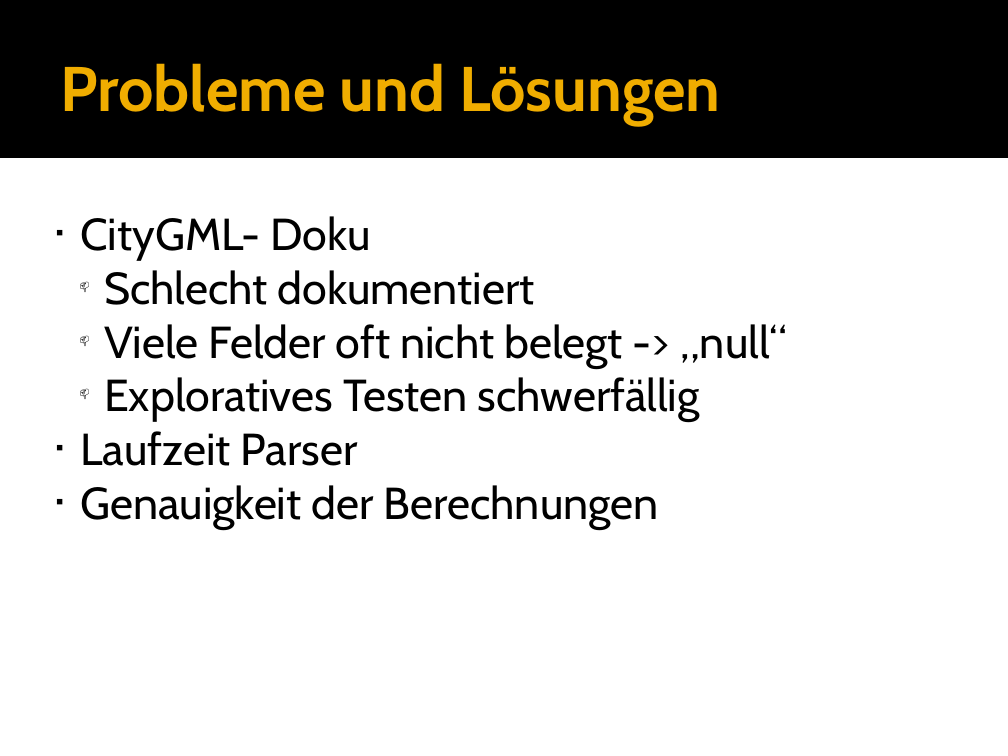
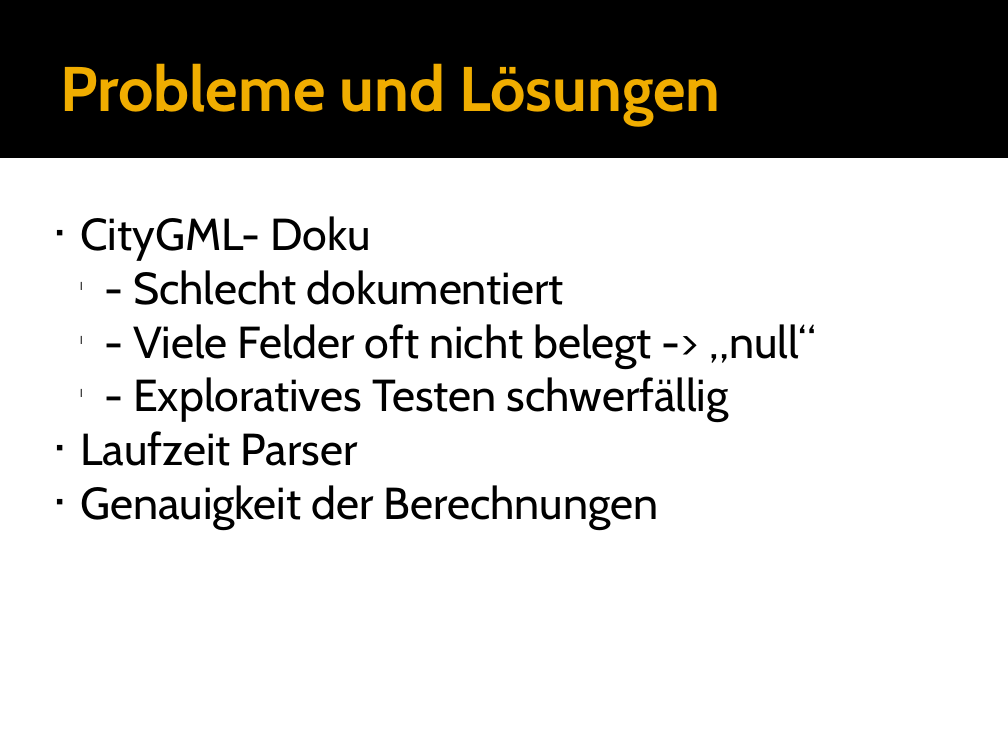
Before and after one commit to hft-swp/stuff, a slide deck: slide 9 of doku/Parser/Frank.pptx (slide 8 before the commit). Drawn at 1008x756 pixels with LibreOffice and Linux fonts; fonts in the diff are those of the drawing. Boxes give left, top, right and bottom in pixels: in the first picture for what was removed or moved away, otherwise in the second. Text is boxed around its words. In the diff, an @@ line names an element or a change of style, - is before the commit and + after.

```diff
--- a/doku/Parser/Frank.pptx
+++ b/doku/Parser/Frank.pptx
@@ text at bbox=[133, 270, 816, 422]: text changed @@
-  📫 Schlecht dokumentiert
-  📫 Viele Felder oft nicht belegt -> „null“
-  📫 Exploratives Testen schwerfällig
+  l - Schlecht dokumentiert
+  l - Viele Felder oft nicht belegt -> „null“
+  l - Exploratives Testen schwerfällig
```
Also in this commit, not shown: 7 other slides changed, 2 slides added, 1 slide removed, 1 other file.
